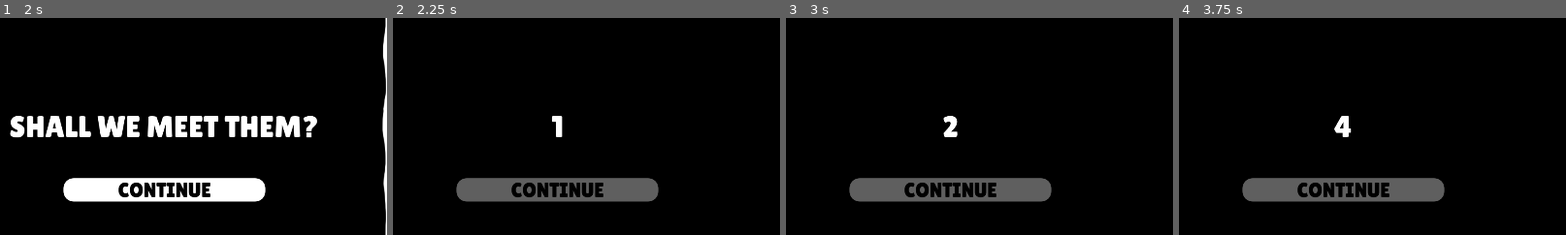
Above: before the commit, frames 1-4 (left to right).
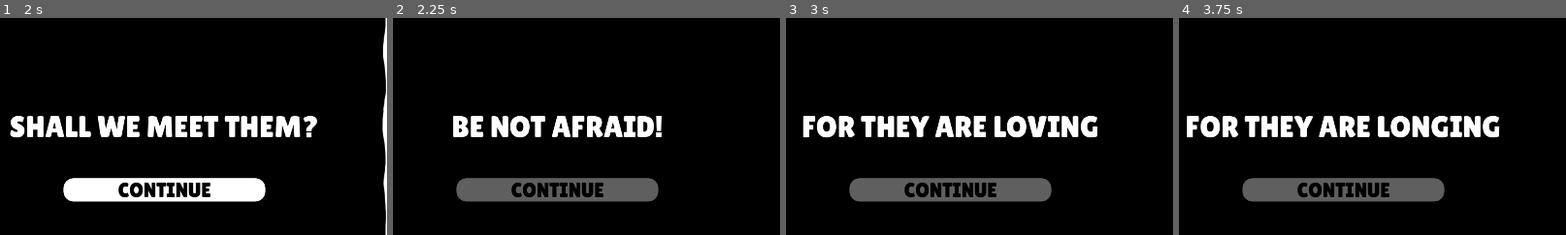
Above: after the commit, the same moments.

Repository: Hangover-Sunshine/DEFCON-JUNIOR
Game: Godot game, scene res://scenes/menus/faux_menu/hub_faux.tscn
The game is run twice, just before and just after one commit, with the same random seed, the same clock (stepped at 60 frames per second) and the same inputs. This scene is started directly instead of the project's main scene.
Inputs:
- Up to frame 1 (2 s): tap Enter at 0.5 s; hold D (right) 0.53-1.25 s; tap Shift (dash) at 0.6 s; click "START" at 1.25 s
- Up to frame 2 (2.25 s): click "CONTINUE" at 2 s
- Up to frame 3 (3 s): click "CONTINUE" at 2.75 s
- Up to frame 4 (3.75 s): tap Space (fire) at 3.5, 3.6 s; hold S (down) from 3.53 s (still down)
The pictures show only the part of the screen within x 29-79%, y 20-70%; the shares and areas given below are measured in that part.

Frame 1 is identical in both runs. In frame 2, 3.5% of the frame differs, in the area x 15-70%, y 45-56%; in frame 3, 4.9%; in frame 4, 5.2%, in the area x 2-83%, y 45-56%.

Commit message:
Update faux_pregame.gd

Diff:
--- a/scenes/menus/faux_menu/faux_pregame.gd
+++ b/scenes/menus/faux_menu/faux_pregame.gd
@@ -4,7 +4,8 @@
 @onready var ap_scare = $AP_Scare
 
 var line = 0
-var cur_script = ["SHALL WE MEET THEM?", "1", "2", "3", "4", "5", "6", ""]
+var cur_script = ["SHALL WE MEET THEM?", "BE NOT AFRAID!", "FOR THEY ARE LOVING",
+ "FOR THEY ARE LONELY", "FOR THEY ARE LONGING", "FOR THEY ARE LIGHT", "FOR THEY...",""]
 
 func _ready():
 	label.text = cur_script[line]
